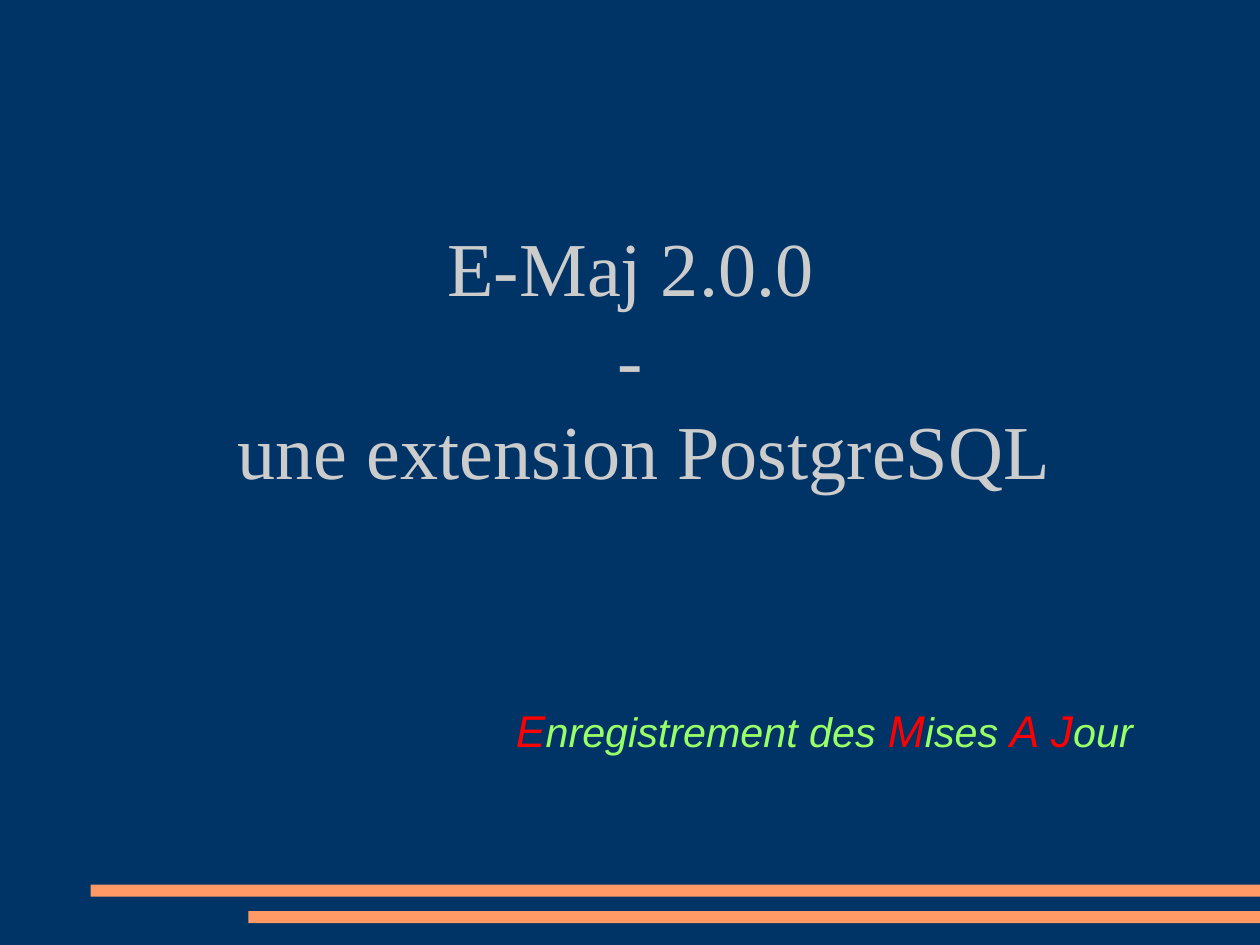
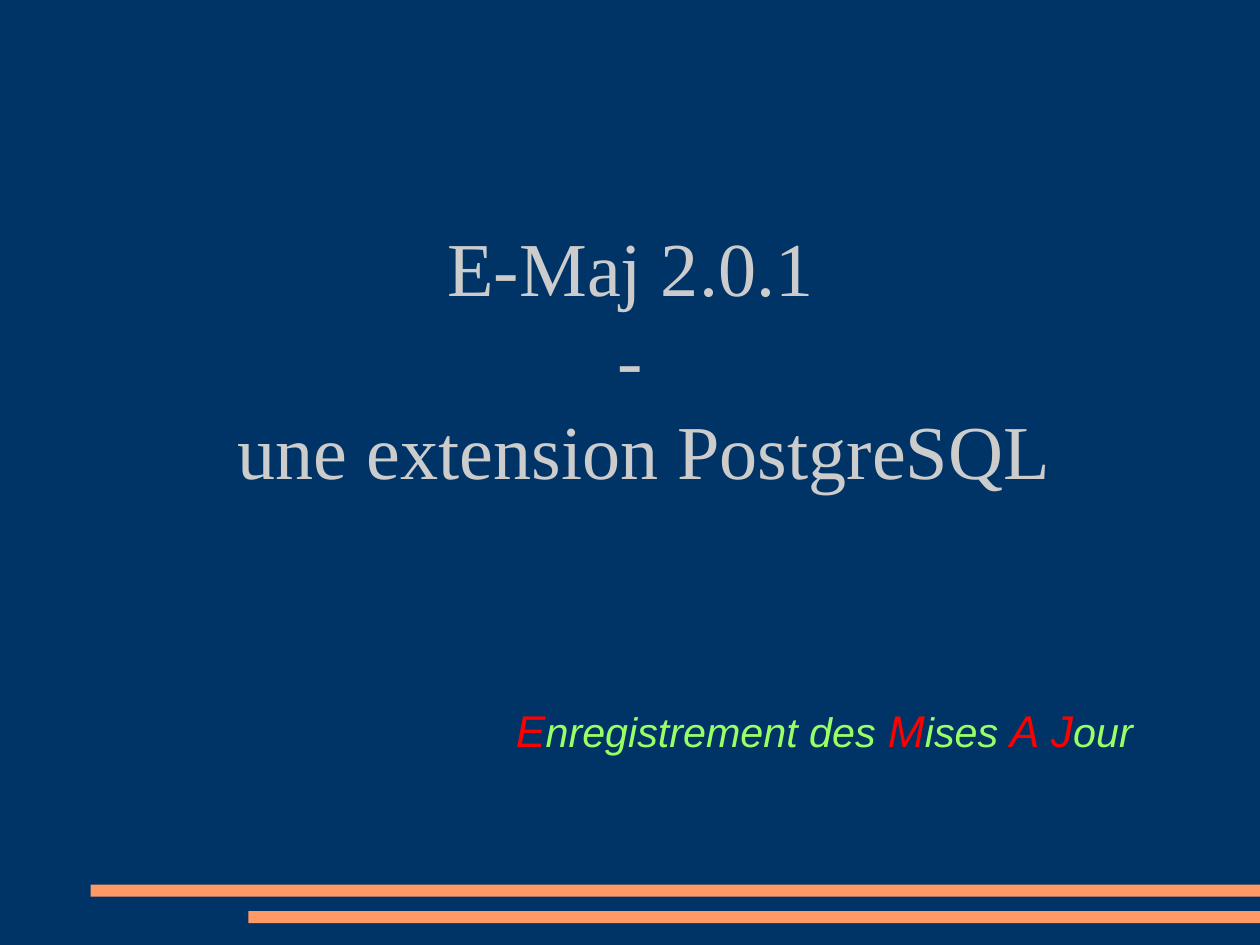
Before and after one commit to beaud76/emaj_doc, a slide deck: slide 1 of Emaj_pres_fr.odp. Drawn at 1260x945 pixels with LibreOffice and Linux fonts; fonts in the diff are those of the drawing. Boxes give left, top, right and bottom in pixels: in the first picture for what was removed or moved away, otherwise in the second. Text is boxed around its words. In the diff, an @@ line names an element or a change of style, - is before the commit and + after.

```diff
--- a/Emaj_pres_fr.odp
+++ b/Emaj_pres_fr.odp
@@ subtitle at box(447, 245, 813, 311): text changed @@
-E-Maj 2.0.0
+E-Maj 2.0.1
```
Also in this commit, not shown: 3 other files.
